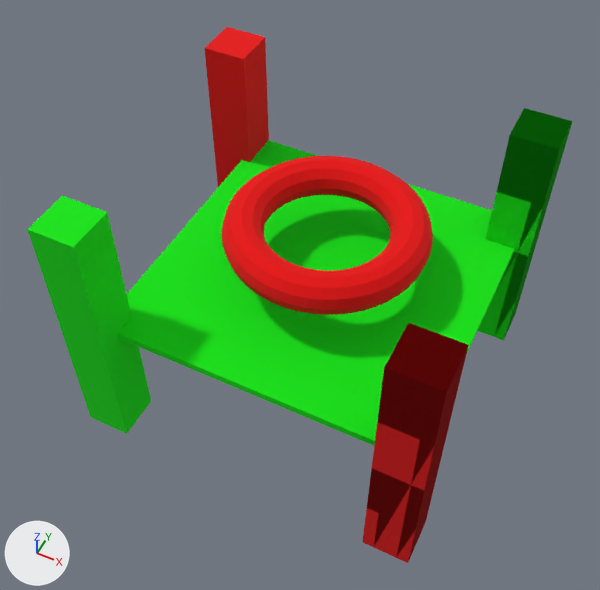
One commit to the OBJ model resources/models/torus2.obj: the scene before it, then after it.
Both versions are drawn from a 50 mm lens placed at (5.84, -13.12, 15.23), pointed at (-0.37, -0.7, -0.3). The lights are fixed; the arrows at lower left show +X, +Y and +Z. Where no turn or scale is listed for an object, it has been applied to the vertices.

The older version as bpy lines, for what is in view:
```python
me_cube_004 = bpy.data.meshes.new('Cube.004')
me_cube_004.from_pydata(...)  # a box spanning x 3.22..4.38, y -4.57..-3.41, z -3.44..3.44
me_cube_004.materials.append(mat_material_002)  # red #e70000
me_cube_007 = bpy.data.meshes.new('Cube.007')
me_cube_007.from_pydata(...)  # a box spanning x -4.9..-3.74, y 2.86..4.02, z -3.44..3.44
me_cube_007.materials.append(mat_material_002)  # red #e70000
me_torus = bpy.data.meshes.new('Torus')
me_torus.from_pydata(...)  # a torus around z (ring radius 2.0, tube radius 0.5) spanning x -2.5..2.5, y -2.5..2.5, z 1.0..2.0
me_torus.materials.append(mat_material_002)  # red #e70000
ob_cube_004 = bpy.data.objects.new('Cube.004', me_cube_004)
ob_cube_004.location = (0.0, 0.0, 0.0)
ob_cube_007 = bpy.data.objects.new('Cube.007', me_cube_007)
ob_cube_007.location = (0.0, 0.0, 0.0)
ob_torus = bpy.data.objects.new('Torus', me_torus)
ob_torus.location = (0.0, 0.0, 0.0)
# also in view: 'Cube_Cube.001' at (0.0, 0.0, 0.0); 'Cube.001_Cube' at (-4.07, -3.99, 0.0); 'Cube.006' at (3.8, 3.44, 0.0)
```
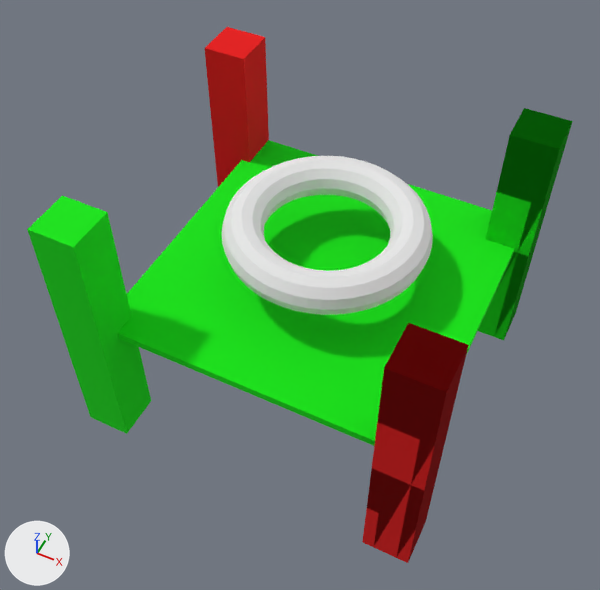
What differs and where, as boxes (x1, y1, x2, y2) in the pictures (600 x 590 px):
'Torus', recoloured (red to white): (221, 156, 433, 315) in both

The change, as a list of edits to the scene's bpy script:
```text
Add mat_material_003:
    mat_material_003 = principled_material('Material.003')
    mat_material_003.base_color = (0.8, 0.8, 0.8)  # white #e7e7e7
    mat_material_003.roughness = 1.0
Change me_torus:
    where me_torus.from_pydata(...)  # 576 vertices, 1152 faces; spans x -2.5..2.5, y -2.5..2.5, z 1.0..2.0
    remove me_torus.materials.append(mat_material_002)  # red #e70000
    add me_torus.materials.append(mat_material_003)  # white #e7e7e7
```
